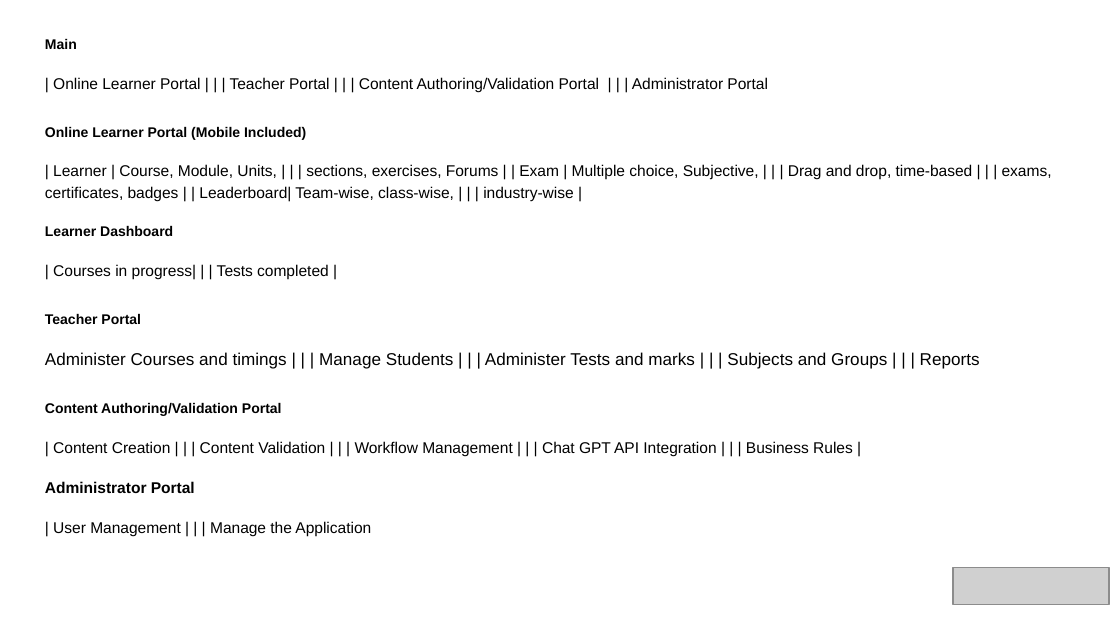
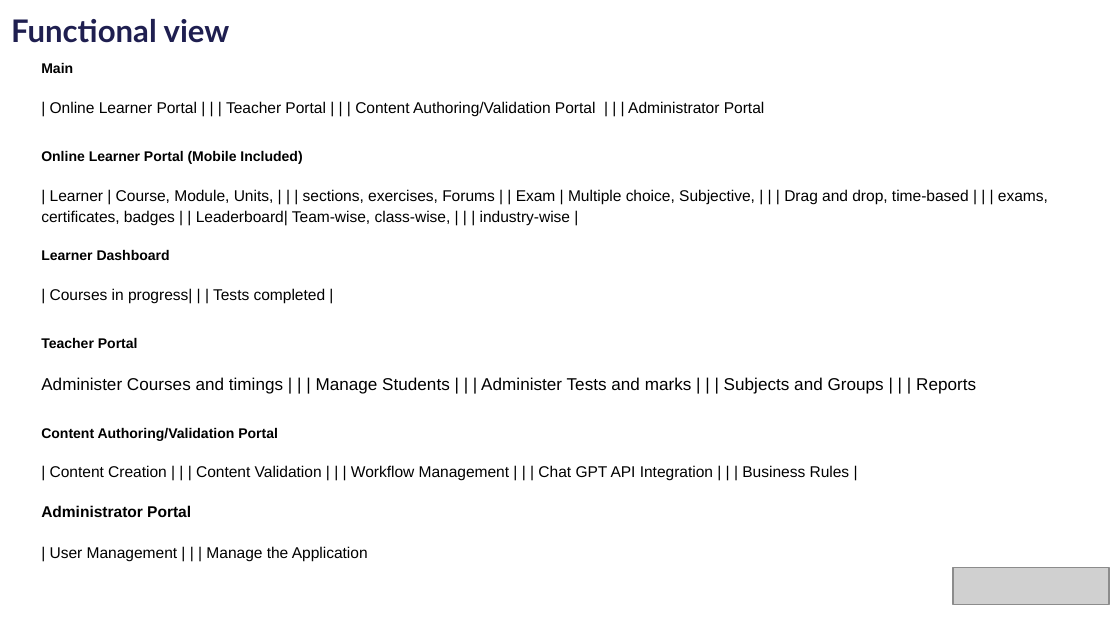
Before and after one commit to rajmanic15/sustainability-hackathon, a slide deck: slide 12 of idea/PLEDGE_TO_PROGRES_Microsoft_Sustainability.pptx (slide 9 before the commit). Drawn at 1120x630 pixels with LibreOffice and Linux fonts; fonts in the diff are those of the drawing; grey boxes stand for pictures; background and template pictures are left out. Boxes give left, top, right and bottom in pixels: in the first picture for what was removed or moved away, otherwise in the second. Text is boxed around its words. In the diff, an @@ line names an element or a change of style, - is before the commit and + after.

```diff
--- a/idea/PLEDGE_TO_PROGRES_Microsoft_Sustainability.pptx
+++ b/idea/PLEDGE_TO_PROGRES_Microsoft_Sustainability.pptx
@@ text added at [11, 19, 230, 43], 20 pt, text #1F1F50, bold @@
+Functional view
@@ text "Main": place and size @@
-text "Main" at [45, 39, 1052, 537]
+text "Main" at [41, 63, 1048, 561]
```
Also in this commit, not shown: 12 other slides changed, 2 slides added.
